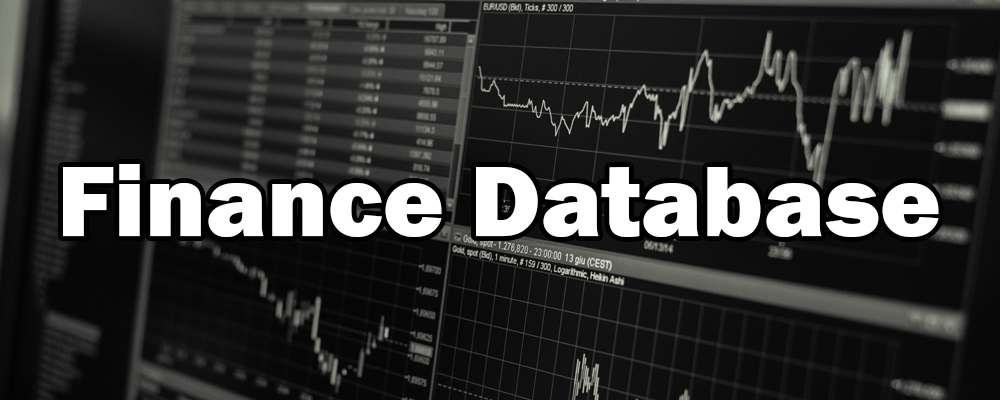
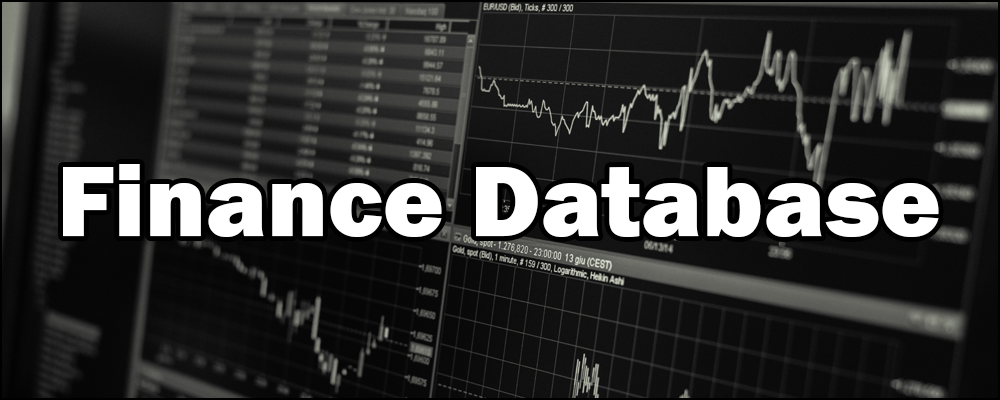
Layers edited between the first and the second 1000 x 400 image:
pixels changed over box(0, 0, 1000, 400) (layer not identified)
